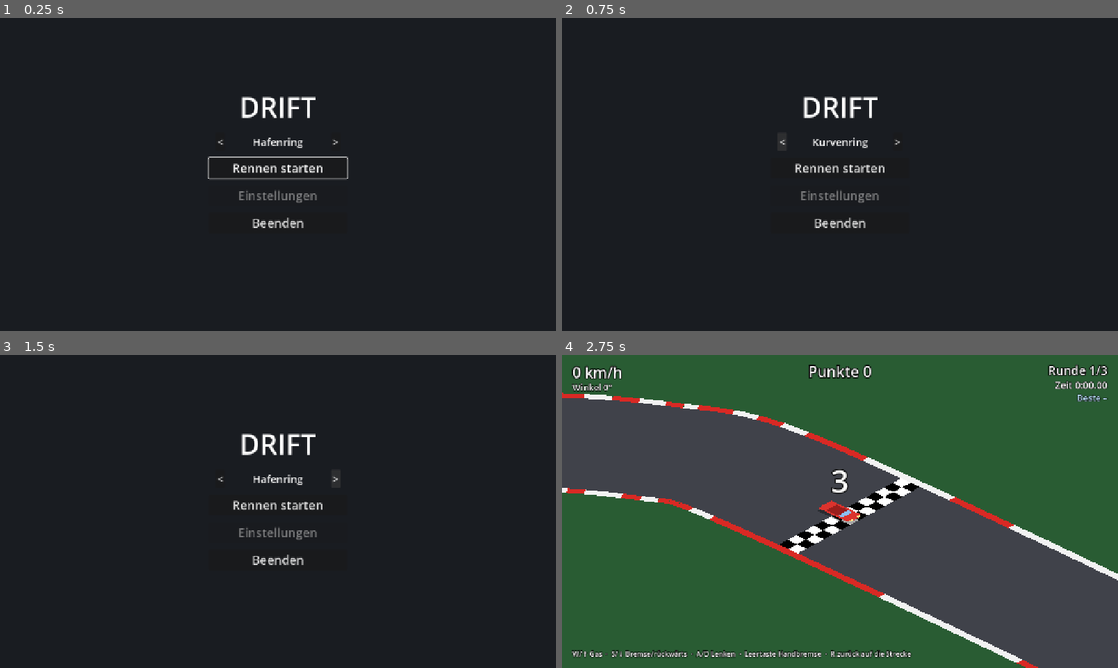
Above: before the commit, frames 1-4 (two rows, left to right).
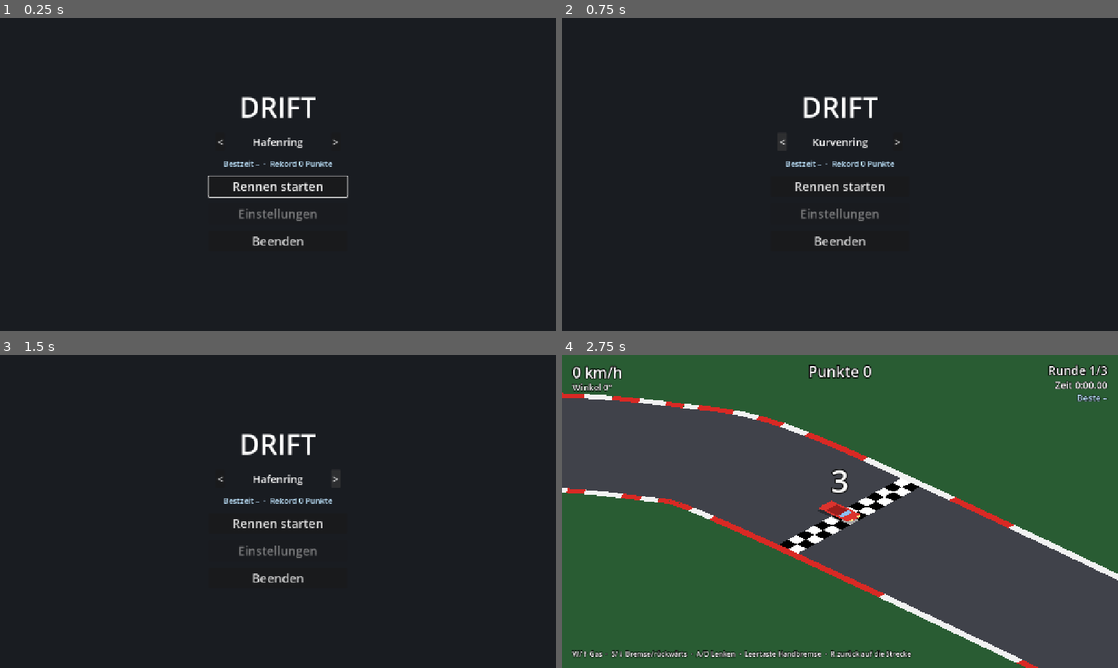
Above: after the commit, the same moments.

Repository: Mayo73/agenthub-backup
Game: Godot game, scene res://scenes/main_menu.tscn
Two runs of this game, one before a commit and one after it. Both use one fixed random seed, a clock stepped at 60 frames per second and the inputs below.
Inputs:
- Up to frame 1 (0.25 s): no input
- Up to frame 2 (0.75 s): click "<" at 0.5 s
- Up to frame 3 (1.5 s): click ">" at 1.25 s
- Up to frame 4 (2.75 s): click "Rennen starten" at 2 s

The runs differ from the first frame. In frame 1, 1.9% of the frame differs, in the area x 37-63%, y 44-73%; in frame 2, 1.4%; in frame 3, 1.4%; in frame 4, nothing differs.

Commit message:
T-0033: Bestwerte der gewählten Strecke im Hauptmenü
Erstellt vom lokalen Agent (Modell qwen3.5:35b-a3b, Versuch 1 von 5).

Diff:
--- a/scenes/main_menu.tscn
+++ b/scenes/main_menu.tscn
@@ -61,6 +61,13 @@
 theme_override_font_sizes/font_size = 24
 text = ">"
 
+[node name="TrackBest" type="Label" parent="Buttons"]
+layout_mode = 2
+theme_override_colors/font_color = Color(0.75, 0.9, 1, 1)
+theme_override_font_sizes/font_size = 18
+text = "Bestzeit –"
+horizontal_alignment = 1
+
 [node name="Start" type="Button" parent="Buttons"]
 layout_mode = 2
 theme_override_font_sizes/font_size = 28
--- a/scripts/main_menu.gd
+++ b/scripts/main_menu.gd
@@ -1,6 +1,7 @@
 extends Control
 
 const GAME_SCENE := "res://scenes/main.tscn"
+var highscore_path := HighscoreTable.DEFAULT_PATH
 
 @onready var start_button: Button = $Buttons/Start
 @onready var settings_button: Button = $Buttons/Settings
@@ -8,6 +9,7 @@
 @onready var track_prev: Button = $Buttons/TrackRow/TrackPrev
 @onready var track_name: Label = $Buttons/TrackRow/TrackName
 @onready var track_next: Button = $Buttons/TrackRow/TrackNext
+@onready var track_best: Label = $Buttons/TrackBest
 
 func _ready() -> void:
 	start_button.pressed.connect(start_game)
@@ -25,6 +27,7 @@
 
 func update_track_label() -> void:
 	track_name.text = TrackCatalog.name_of(GameSettings.track_id)
+	update_best_label()
 
 func _on_track_prev() -> void:
 	GameSettings.previous_track()
@@ -33,3 +36,9 @@
 func _on_track_next() -> void:
 	GameSettings.next_track()
 	update_track_label()
+
+
+func update_best_label() -> void:
+	var table := HighscoreTable.load_from(highscore_path)
+	var id := GameSettings.track_id
+	track_best.text = "Bestzeit %s  ·  Rekord %d Punkte" % [LapTimer.format_time(table.best_time(id)), table.best_points(id)]
--- a/tests/test_main_menu.gd
+++ b/tests/test_main_menu.gd
@@ -39,3 +39,21 @@
 	menu.track_prev.pressed.emit()
 	check_eq(GameSettings.track_id, "kurvenring", "Nach zweimal Prev ist track_id kurvenring")
 	check_eq(menu.track_name.text, "Kurvenring", "Nach zweimal Prev zeigt TrackName Kurvenring")
+
+
+func test_bestwerte_anzeigen() -> void:
+	var path := "user://test_menu_bestenliste.json"
+	var table := HighscoreTable.new()
+	table.submit("hafen", 95.5, 800)
+	table.save(path)
+
+	GameSettings.track_id = "hafen"
+	menu.highscore_path = path
+	menu.update_track_label()
+	check_eq(menu.track_best.text, "Bestzeit 1:35.50  ·  Rekord 800 Punkte", "Bestwerte für Hafenring")
+
+	GameSettings.track_id = "altstadt"
+	menu.update_track_label()
+	check_eq(menu.track_best.text, "Bestzeit –  ·  Rekord 0 Punkte", "Bestwerte für Altstadtkurs (keine Einträge)")
+
+	DirAccess.remove_absolute(ProjectSettings.globalize_path(path))
